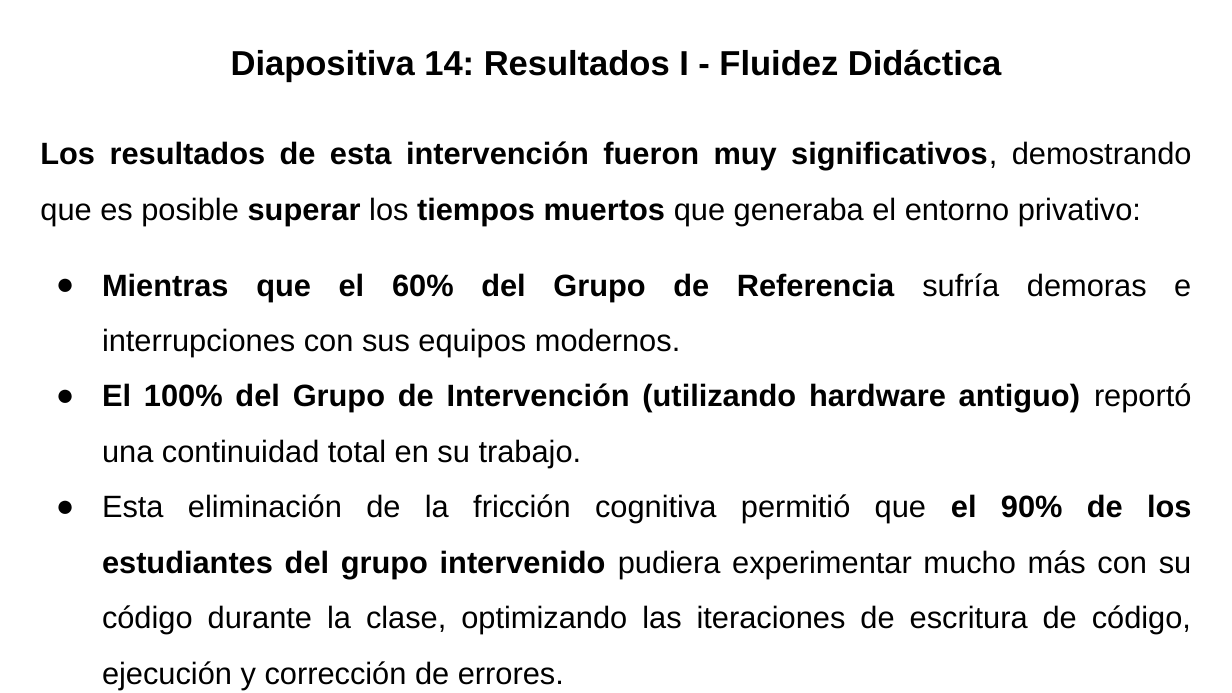
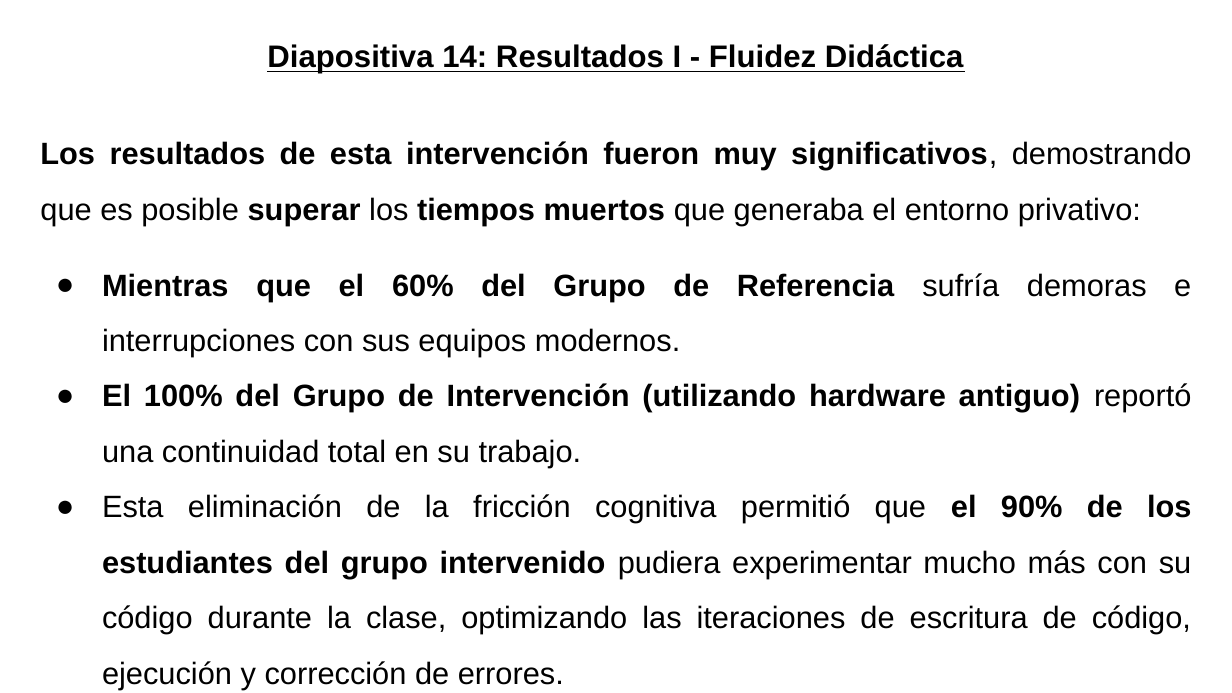
Before and after one commit to gabrielinuz/gabrielinuz.github.io, a slide deck: slide 15 of doc/GUION_DE_DEFENSA_LTE.pptx. Drawn at 1232x693 pixels with LibreOffice and Linux fonts; fonts in the diff are those of the drawing. Boxes give left, top, right and bottom in pixels: in the first picture for what was removed or moved away, otherwise in the second. Text is boxed around its words. In the diff, an @@ line names an element or a change of style, - is before the commit and + after.

```diff
--- a/doc/GUION_DE_DEFENSA_LTE.pptx
+++ b/doc/GUION_DE_DEFENSA_LTE.pptx
@@ title "Diapositiva 14: Resultados I - ..." at (267,44,964,74): size 20.2 to 18.2 pt, underline on @@
```
Also in this commit, not shown: 16 other slides changed, 1 other file.
